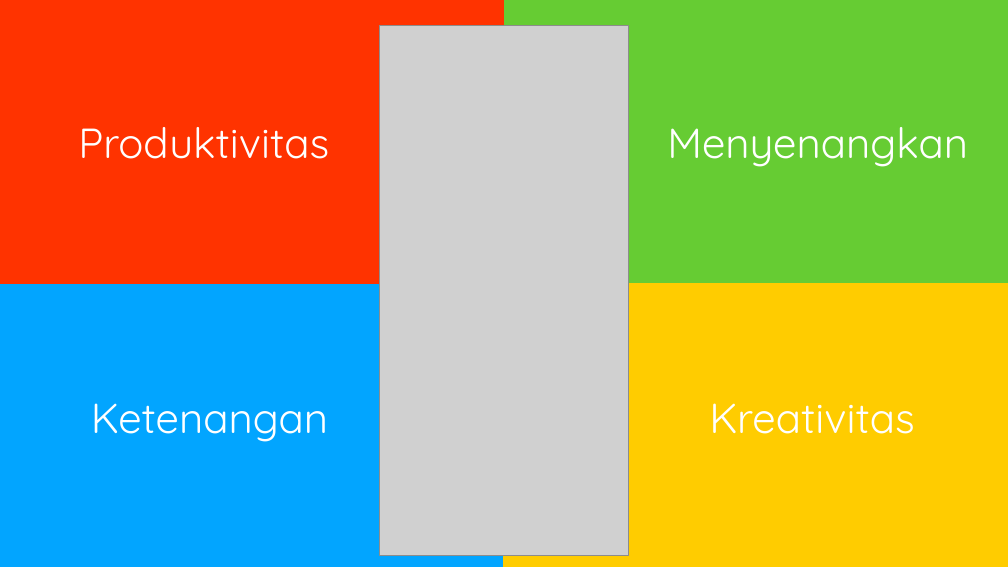
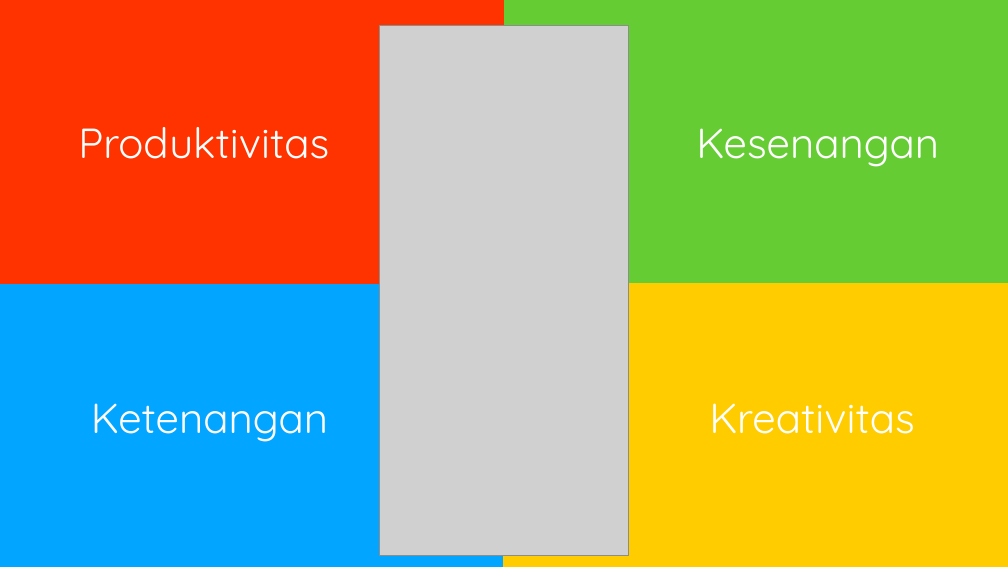
Before and after one commit to gunadermawan/android-PeduliPresensi-kotlin, a slide deck: slide 10 of dokumen/ppt_csd40.pptx (slide 3 before the commit). Drawn at 1008x567 pixels with LibreOffice and Linux fonts; fonts in the diff are those of the drawing; grey boxes stand for pictures. Boxes give left, top, right and bottom in pixels: in the first picture for what was removed or moved away, otherwise in the second. Text is boxed around its words. In the diff, an @@ line names an element or a change of style, - is before the commit and + after.

Commit message:
update ppt csd_40

```diff
--- a/dokumen/ppt_csd40.pptx
+++ b/dokumen/ppt_csd40.pptx
@@ text at [696,128,939,167]: text changed @@
-Menyenangkan
+Kesenangan
```
Also in this commit, not shown: 1 other slide changed, 7 slides added.
